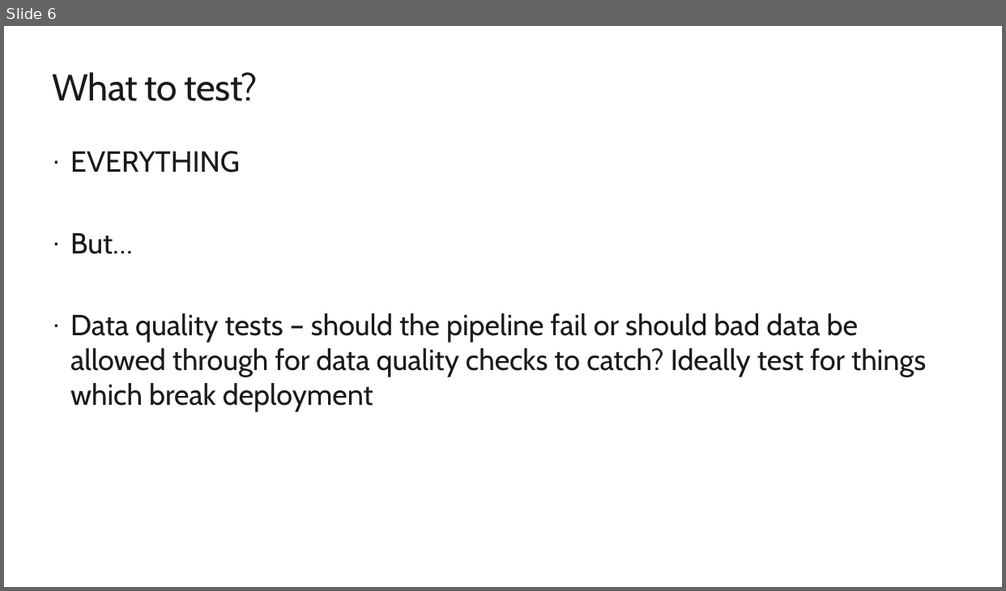
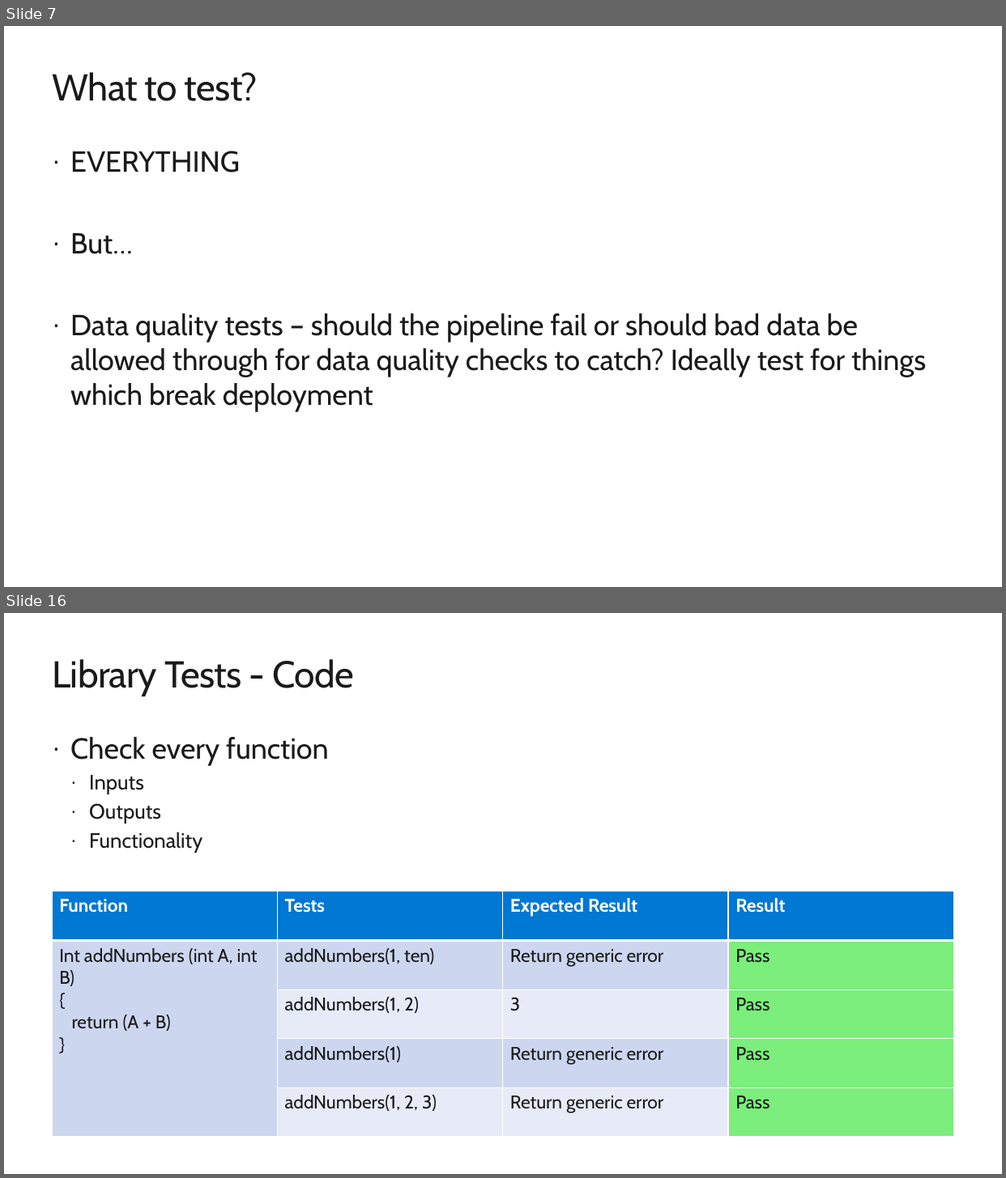
Before and after one commit to arevaloisabel/agiledataoops, a slide deck: Presentations/Testing Intro.pptx. Shown one above the other, each under a label of ours: slide 6 before the commit, slides 7 and 16 after it; the slides between them are not shown. The pictures are 1006x591 and 1006x1178 pixels, drawn with LibreOffice and Linux fonts; fonts in the diff are those of the drawing; background and template pictures are left out. Boxes give left, top, right and bottom in pixels: in the first picture for what was removed or moved away, otherwise in the second. Text is boxed around its words. In the diff, an @@ line names an element or a change of style, - is before the commit and + after.

```diff
--- a/Presentations/Testing Intro.pptx
+++ b/Presentations/Testing Intro.pptx
@@ slide 16 added at (4, 613, 1002, 1174), background #FFFFFF @@
@@ title added at (52, 659, 355, 696), 36 pt, text #1A1A1A @@
+Library Tests - Code
@@ text added at (70, 737, 329, 853), 20 pt, text #1A1A1A @@
+· Check every function
+  · Inputs
+  · Outputs
+  · Functionality
@@ table added at (52, 892, 953, 1137), 5 rows, 4 columns @@
+Function | Tests | Expected Result | Result
+Int addNumbers (int A, int B) / { / return (A + B) / } | addNumbers(1, ten) | Return generic error | Pass
+ | addNumbers(1, 2) | 3 | Pass
+ | addNumbers(1) | Return generic error | Pass
+ | addNumbers(1, 2, 3) | Return generic error | Pass
@@ what was slide 6 is now slide 7 @@
```
Also in this commit, not shown: 5 slides changed, 10 other slides added, 6 other files.
